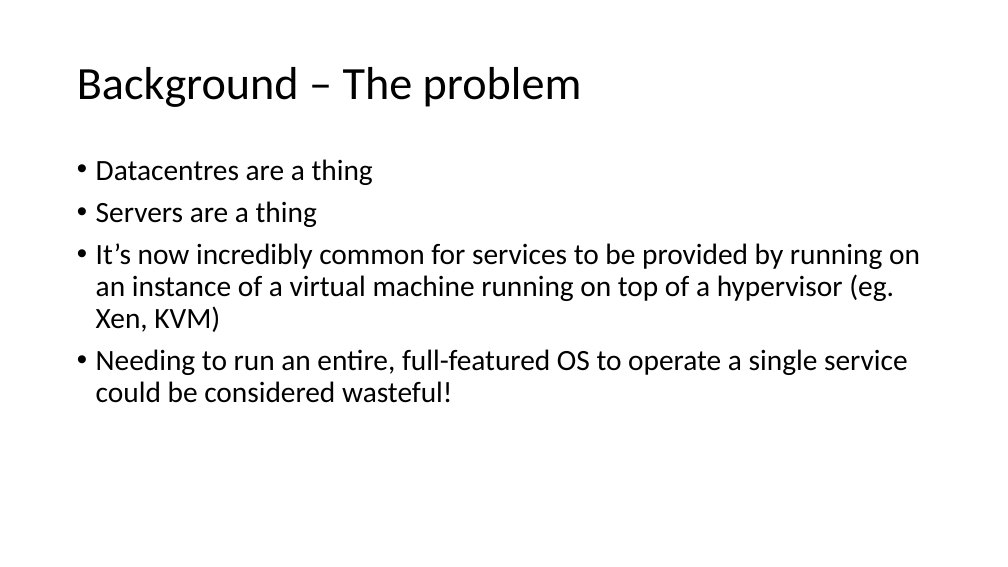
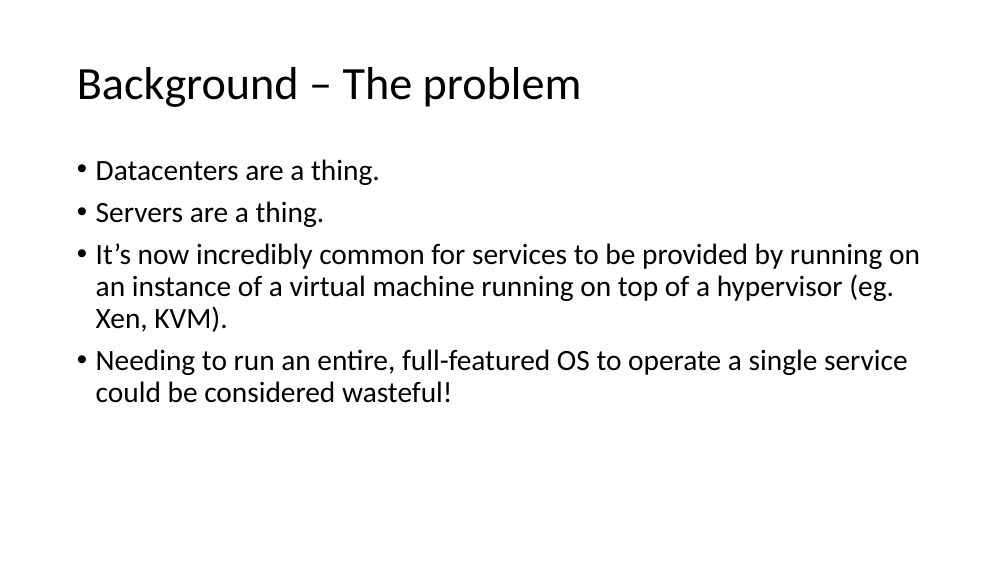
Before and after one commit to moosichu/topics-in-computer-systems, a slide deck: slide 2 of 01_unikernels_presentation.pptx. Drawn at 1008x567 pixels with LibreOffice and Linux fonts; fonts in the diff are those of the drawing. Boxes give left, top, right and bottom in pixels: in the first picture for what was removed or moved away, otherwise in the second. Text is boxed around its words. In the diff, an @@ line names an element or a change of style, - is before the commit and + after.

```diff
--- a/01_unikernels_presentation.pptx
+++ b/01_unikernels_presentation.pptx
@@ text at bbox=[96, 159, 920, 332]: text changed @@
-• Datacentres are a thing
-• Servers are a thing
-• It’s now incredibly common for services to be provided by running on an instance of a virtual machine running on top of a hypervisor (eg. Xen, KVM)
+• Datacenters are a thing.
+• Servers are a thing.
+• It’s now incredibly common for services to be provided by running on an instance of a virtual machine running on top of a hypervisor (eg. Xen, KVM).
```
Also in this commit, not shown: 8 other slides changed.
